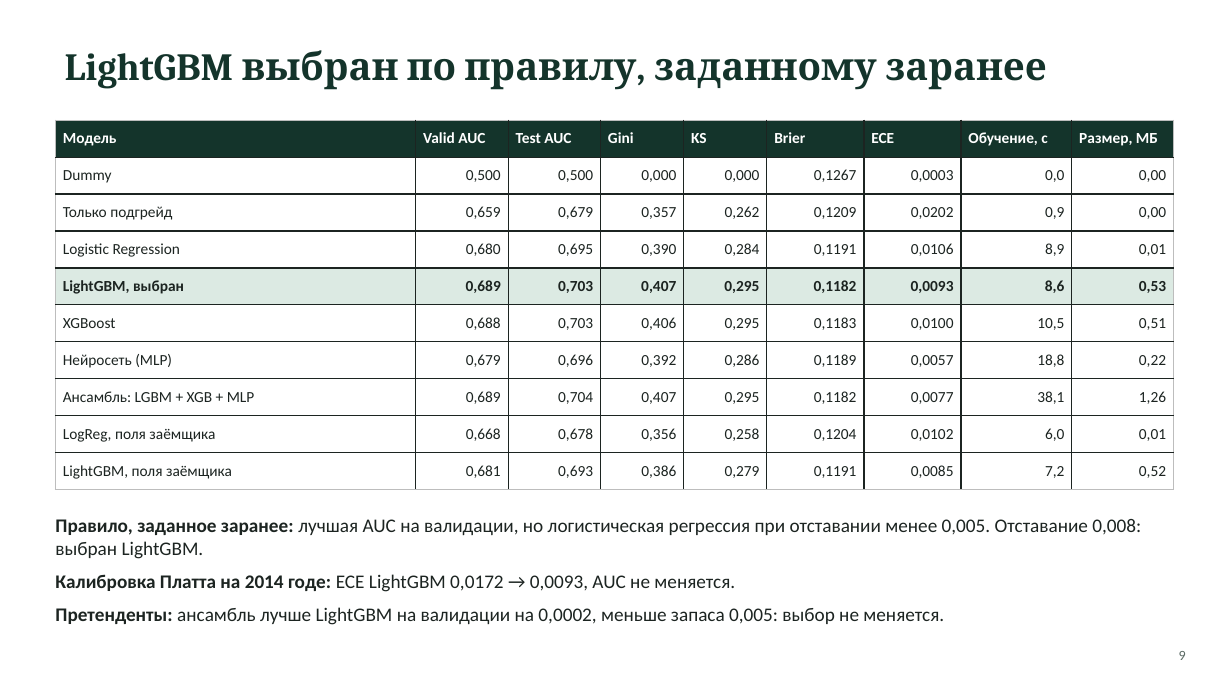
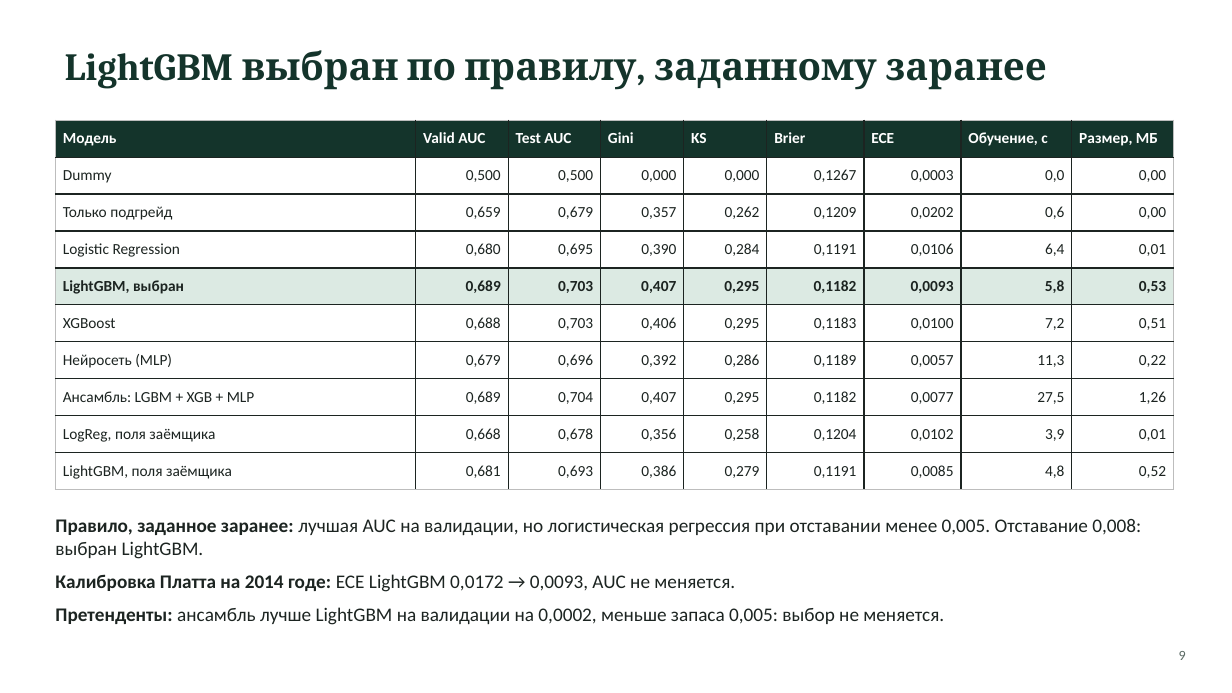
Before and after one commit to yersaa/Loan_default_prediction, a slide deck: slide 9 of docs/presentation.pptx. Drawn at 1232x693 pixels with LibreOffice and Linux fonts; fonts in the diff are those of the drawing. Boxes give left, top, right and bottom in pixels: in the first picture for what was removed or moved away, otherwise in the second. Text is boxed around its words. In the diff, an @@ line names an element or a change of style, - is before the commit and + after.

```diff
--- a/docs/presentation.pptx
+++ b/docs/presentation.pptx
@@ table at (55, 120, 1174, 490) @@
-row 3, column 8: 0,9
+row 3, column 8: 0,6
-row 4, column 8: 8,9
+row 4, column 8: 6,4
-row 5, column 8: 8,6
+row 5, column 8: 5,8
-row 6, column 8: 10,5
+row 6, column 8: 7,2
-row 7, column 8: 18,8
+row 7, column 8: 11,3
-row 8, column 8: 38,1
+row 8, column 8: 27,5
-row 9, column 8: 6,0
+row 9, column 8: 3,9
-row 10, column 8: 7,2
+row 10, column 8: 4,8
```
Also in this commit, not shown: 1 other slide changed, 4 other files.
